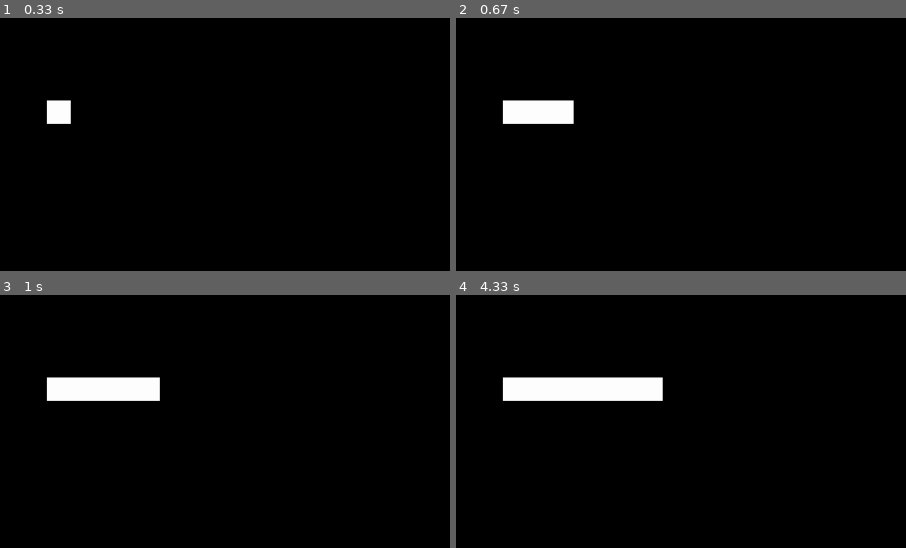
Above: before the commit, frames 1-4 (two rows, left to right).
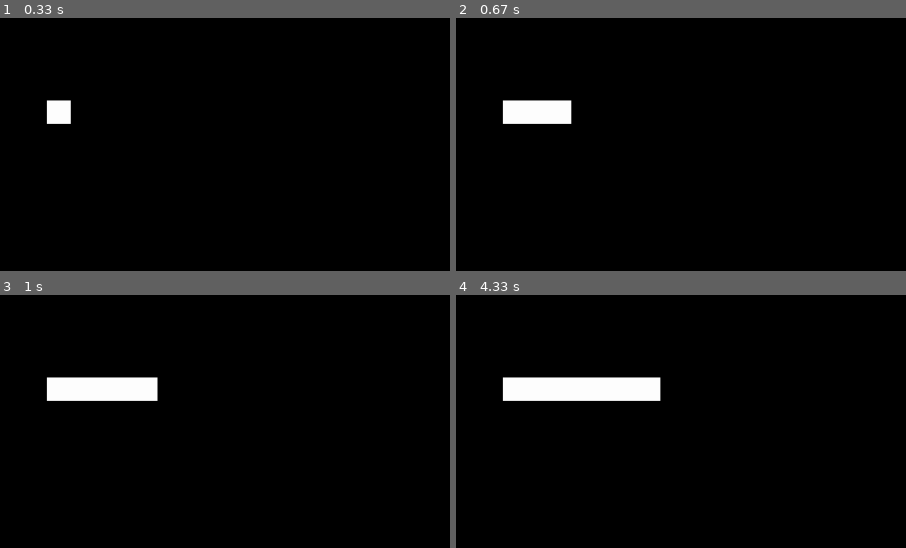
Above: after the commit, the same moments.

Repository: juberr/pygame
Game: pygame game, started from gamin.py
Two runs of this game, one before a commit and one after it. Both use one fixed random seed, a clock stepped at 60 frames per second and the inputs below.
Inputs:
- Up to frame 1 (0.33 s): no input
- Up to frame 2 (0.67 s): hold D from 0.33 s (still down)
- Up to frame 3 (1 s): release D at 0.8 s; hold D from 0.83 s (still down)
- Up to frame 4 (4.33 s): release D at 1.3 s; hold A 1.33-1.87 s; hold A 1.9-2.3 s; hold D 2.33-2.97 s; hold A 3-3.47 s; hold D 3.5-3.97 s; hold D from 4 s (still down)
The pictures show only the part of the screen within x 0-50%, y 0-50%; the shares and areas given below are measured in that part.

Frame 1 is identical in both runs. In frame 2, less than 0.1% of the frame differs, in the area x 25-27%, y 32-42%; in frame 3, less than 0.1%; in frame 4, less than 0.1%.

Commit message:
updated code and added comments

Diff:
--- a/game_objs.py
+++ b/game_objs.py
@@ -11,6 +11,11 @@
         self.line = pygame.draw.line(self.screen, self.colour, self.start, self.end, self.width)
 
 
-    def move(self, vel):
+    def horiz_move(self, vel):
+
+        # add or remove distance to end of line
         self.end[0] += vel
-        self.line = pygame.draw.line(self.screen, self.colour, self.start, self.end, self.width)
+
+        # if line has no length arbitrarily add one to end, removes visual bug
+        if self.end == self.start:
+            self.end[0] += 1
--- a/gamin.py
+++ b/gamin.py
@@ -3,21 +3,21 @@
 
 pygame.init()
 
+# game logic parameters
 main_clock = pygame.time.Clock()
 framerate = 60
 
+# screen size
 size = width, height = 1920, 1080
 speed = [2, 2]
 black = 0, 0, 0
-
-img = pygame.image.load('intro_ball.gif')
-
 screen = pygame.display.set_mode(size)
 
+
+# initialize line attributes
 white = (255,255,255)
 black = (0,0,0)
 start = [100, 200]
-
 end = [150,200]
 
 
@@ -29,17 +29,17 @@
       if event.type == pygame.QUIT: sys.exit()
 
    # Handling input
-   if pygame.key.get_pressed()[pygame.K_d]:
-      line.move(5)
+
+   keys = pygame.key.get_pressed()
+
+   if keys[pygame.K_d]:
+      line.horiz_move(5)
+      print(line.end, line.start)
 
 
-   if pygame.key.get_pressed()[pygame.K_a]:
-      line.move(-5)
-
-
-
-
-
+   if keys[pygame.K_a]:
+      line.horiz_move(-5)
+      print(line.end, line.start)
 
 
 
